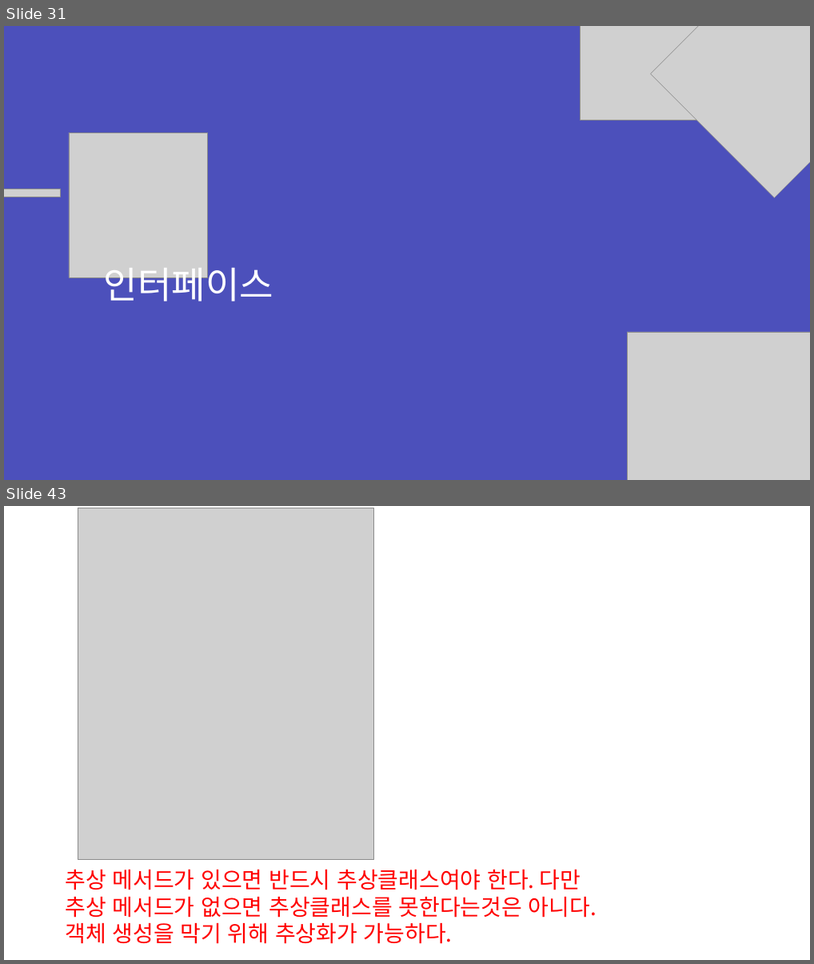
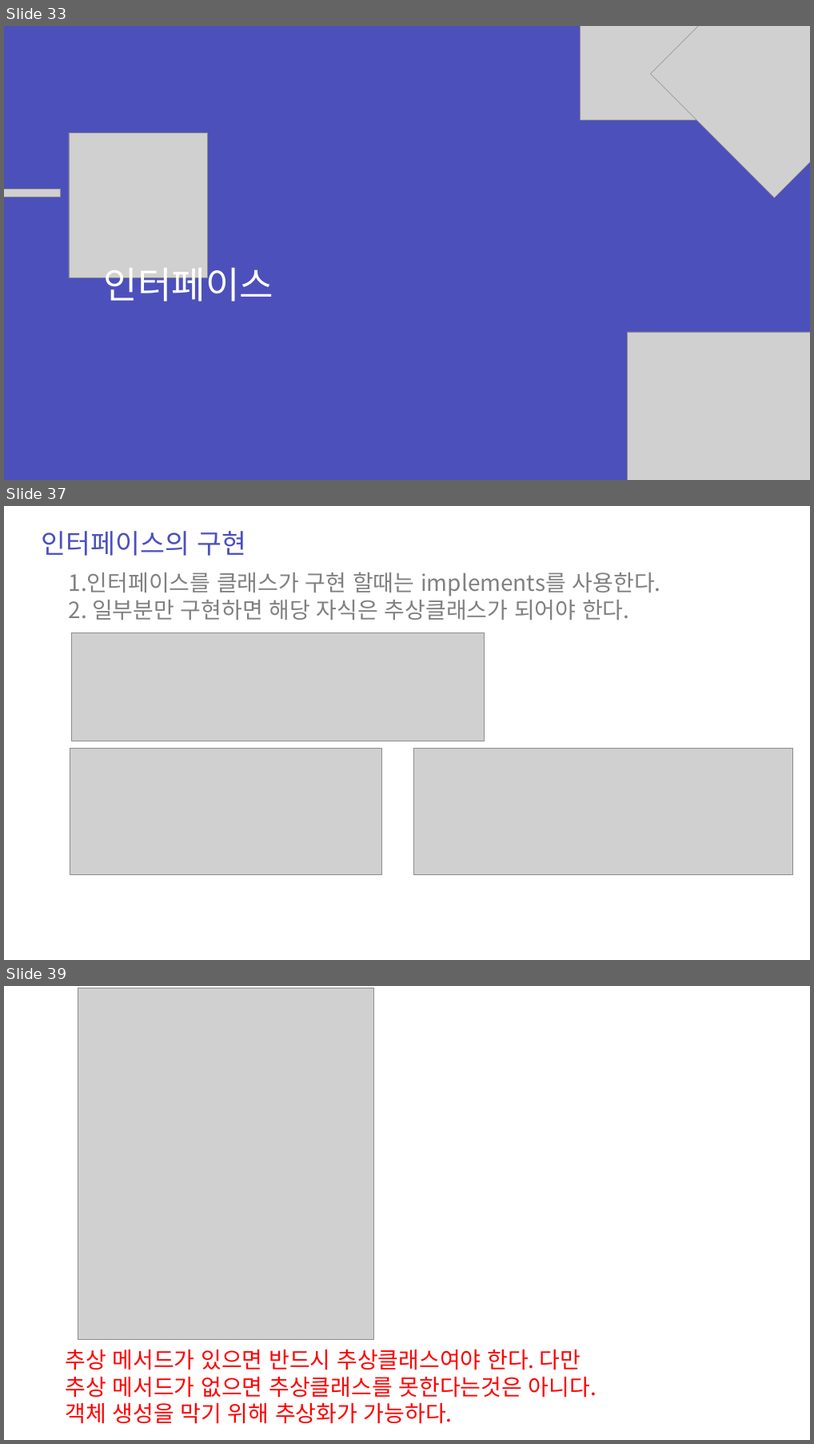
Before and after one commit to zest132/JavaLecture, a slide deck: JavaLecture/LectureFile/java 11강 인터페이스와다형성.pptx. Shown one above the other, each under a label of ours: slides 31 and 43 before the commit, slides 33, 37 and 39 after it; the slides between them are not shown. The pictures are 814x964 and 814x1444 pixels, drawn with LibreOffice and Linux fonts; fonts in the diff are those of the drawing; grey boxes stand for pictures. Boxes give left, top, right and bottom in pixels: in the first picture for what was removed or moved away, otherwise in the second. Text is boxed around its words. In the diff, an @@ line names an element or a change of style, - is before the commit and + after.

```diff
--- a/JavaLecture/LectureFile/java 11강 인터페이스와다형성.pptx
+++ b/JavaLecture/LectureFile/java 11강 인터페이스와다형성.pptx
@@ slide 37 added at bbox=[4, 506, 810, 960], background #FFFFFF @@
@@ text added at bbox=[42, 531, 247, 556], 48 pt, text #4C50BC @@
+인터페이스의 구현
@@ text added at bbox=[69, 572, 662, 620], 40 pt, text #808080 @@
+1.인터페이스를 클래스가 구현 할때는 implements를 사용한다.
+2. 일부분만 구현하면 해당 자식은 추상클래스가 되어야 한다.
@@ picture added at bbox=[71, 633, 484, 740] @@
@@ picture added at bbox=[70, 748, 382, 874] @@
@@ picture added at bbox=[414, 748, 793, 874] @@
@@ what was slide 31 is now slide 33 @@
@@ what was slide 43 is now slide 39 @@
```
Also in this commit, not shown: 3 slides changed, 7 other slides added, 13 slides removed, 13 other files.
